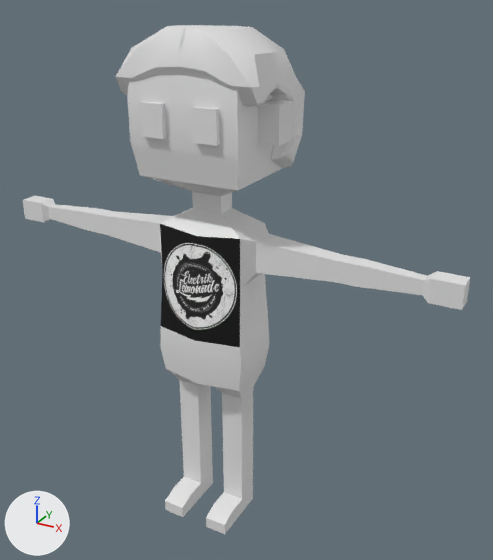
A saved change to the Blender file Art/Sam.blend.
The view is the same before and after, from a 50 mm lens placed at (1.0, -1.614, 1.649), pointed at (0.072, 0.073, 0.805). Lighting does not change. The marker at lower left points along +X, +Y and +Z.

Objects in the first picture: 'Julz'.
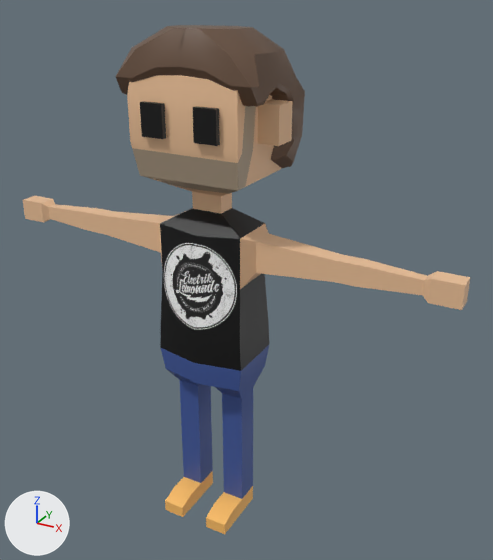
Where the change shows, as pixel boxes (x1, y1, x2, y2) in the pictures (493 x 560 px; the box of a moved part takes in the faces that stretch with it):
part 1 of me_cube_002, moved or reshaped
    both: (254, 51, 296, 101)
part 2 of me_cube_002, recoloured
    both: (23, 25, 470, 534)

Patch to the scene script:
```diff
--- a/Art/Sam.blend.py
+++ b/Art/Sam.blend.py
@@ mat_vertex_colours @@
+mat_vertex_colours = bpy.data.materials.new('Vertex Colours')
+mat_vertex_colours.use_nodes = True; mat_vertex_colours.node_tree.nodes.clear()
+_N = mat_vertex_colours.node_tree.nodes; _L = mat_vertex_colours.node_tree.links
+n0 = _N.new('ShaderNodeBsdfPrincipled'); n0.name = 'Principled BSDF'
+n0.distribution = 'GGX'
+n0.subsurface_method = 'RANDOM_WALK_SKIN'
+n1 = _N.new('ShaderNodeOutputMaterial'); n1.name = 'Material Output'
+n2 = _N.new('ShaderNodeVertexColor'); n2.name = 'Vertex Color'
+n2.layer_name = 'Col'
+_L.new(n0.outputs[0], n1.inputs[0])  # 'BSDF' to 'Surface'
+_L.new(n2.outputs[0], n0.inputs[0])  # 'Color' to 'Base Color'
@@ me_cube_002 @@
 # used by ob_julz; location = (0.0, 0.0, 0.0)
-me_cube_002.from_pydata(...)  # 426 vertices, 386 faces; spans x -0.73..0.73, y -0.16..0.19, z 0.0..1.54
+me_cube_002.from_pydata(...)  # 424 vertices, 388 faces; spans x -0.73..0.73, y -0.16..0.19, z 0.0..1.54
+# me_cube_002 part 1
+# 2 vertices are removed from x 0.2..0.21, y -0.01..0.0, z 1.41
+# 6 faces are deleted
+# 1 vertex is added at (0.21, 0.0, 1.41)
+# 7 new faces join them, mat_vertex_colours
+# me_cube_002 part 2: 370 faces spanning x -0.73..0.73, y -0.16..0.19, z 0.0..1.54 switch from mat_vertex_colours_001 (white #e7e7e7) to mat_vertex_colours
 me_cube_002.materials.append(mat_el_logo_001)
```
